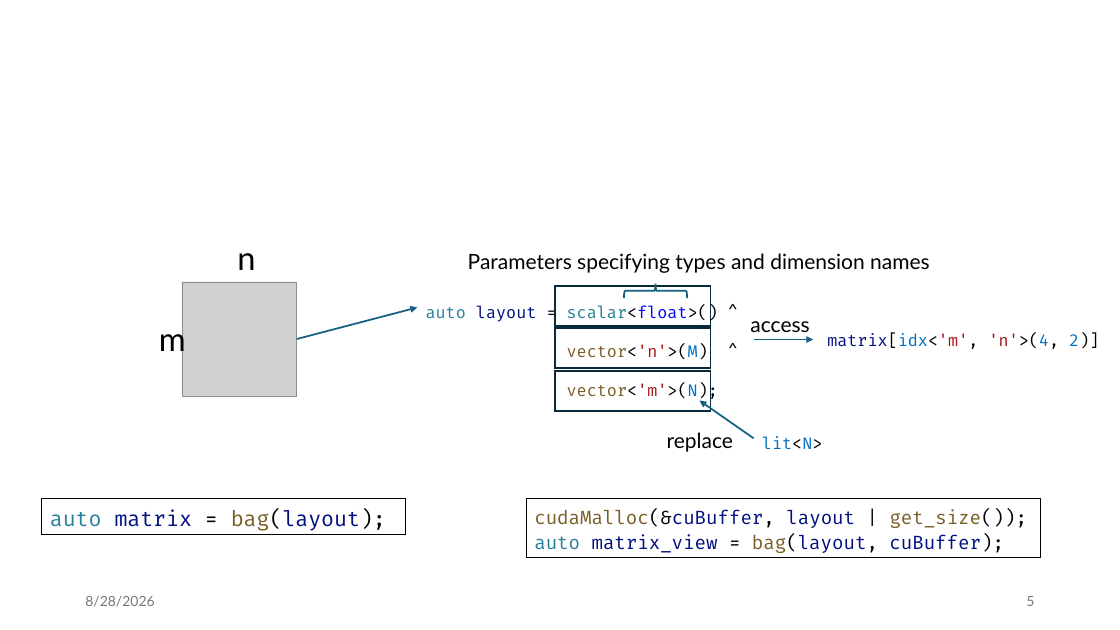
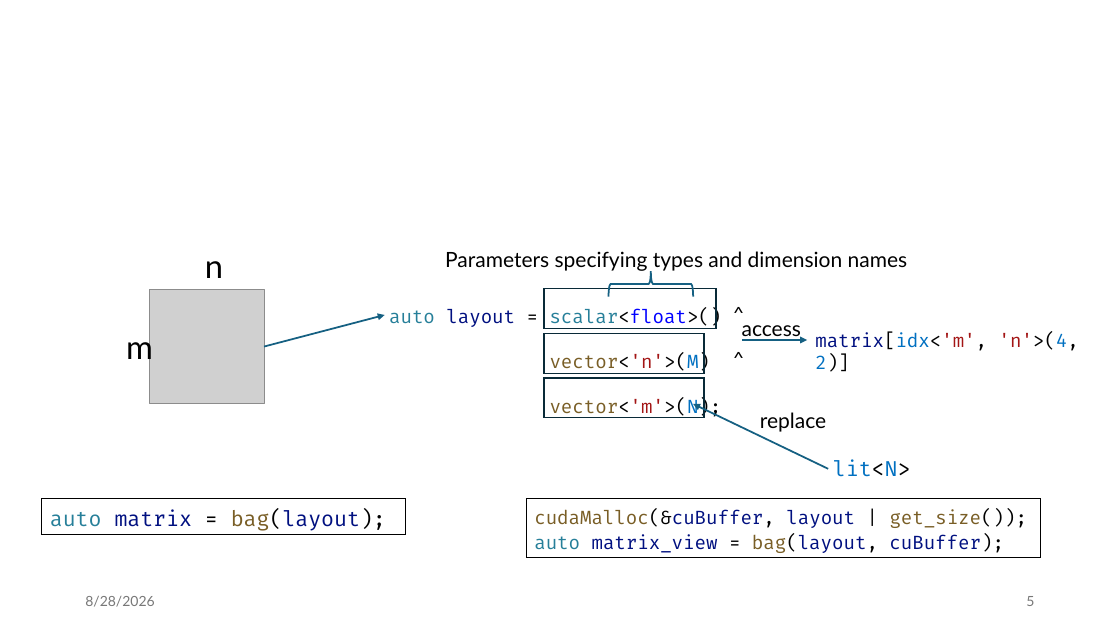
Before and after one commit to jiriklepl/phd-thesis, a slide deck: slide 5 of slides/Optimizing Memory Layouts and Traversal Orders in High-Performance Computing.pptx. Drawn at 1120x630 pixels with LibreOffice and Linux fonts; fonts in the diff are those of the drawing; grey boxes stand for pictures. Boxes give left, top, right and bottom in pixels: in the first picture for what was removed or moved away, otherwise in the second. Text is boxed around its words. In the diff, an @@ line names an element or a change of style, - is before the commit and + after.

```diff
--- a/slides/Optimizing Memory Layouts and Traversal Orders in High-Performance Computing.pptx
+++ b/slides/Optimizing Memory Layouts and Traversal Orders in High-Performance Computing.pptx
@@ text "n": place and size @@
-text "n" at <box>237,253,255,270</box>
+text "n" at <box>205,261,223,278</box>
@@ text "Parameters specifying types and dimension ...": place and size @@
-text "Parameters specifying types and dimension ..." at <box>468,253,930,273</box>
+text "Parameters specifying types and dimension ..." at <box>445,251,908,271</box>
@@ picture: place and size @@
-picture at <box>182,282,297,397</box>
+picture at <box>150,290,265,404</box>
@@ text "auto layout = scalar<float>() ^" at <box>389,308,722,419</box>: size 14 to 16 pt @@
@@ text "auto layout = scalar<float>() ^": place and size @@
-text "auto layout = scalar<float>() ^" at <box>426,305,718,402</box>
+text "auto layout = scalar<float>() ^" at <box>389,308,722,419</box>
@@ rectangle: place and size @@
-rectangle at <box>555,287,711,327</box>
+rectangle at <box>544,288,717,329</box>
@@ right brace: place and size @@
-right brace at <box>624,283,687,297</box>
+right brace at <box>609,272,694,297</box>
@@ text "m": place and size @@
-text "m" at <box>159,323,186,358</box>
+text "m" at <box>126,330,153,365</box>
@@ arrow moved from (297, 339) - (418, 308) to (264, 347) - (385, 315) @@
@@ text "access": place and size @@
-text "access" at <box>750,321,809,337</box>
+text "access" at <box>742,325,801,340</box>
@@ text "matrix[idx<'m', 'n'>(4, 2)]": place and size @@
-text "matrix[idx<'m', 'n'>(4, 2)]" at <box>827,333,1099,349</box>
+text "matrix[idx<'m', 'n'>(4, 2)]" at <box>815,332,1079,372</box>
@@ text "matrix[idx<'m', 'n'>(4, 2)]" at <box>815,332,1079,372</box>: size 14 to 16 pt @@
@@ rectangle: place and size @@
-rectangle at <box>555,329,711,369</box>
+rectangle at <box>544,334,704,374</box>
@@ arrow moved from (754, 339) - (813, 339) to (743, 340) - (807, 340) @@
@@ rectangle: place and size @@
-rectangle at <box>555,371,711,412</box>
+rectangle at <box>544,378,704,418</box>
@@ arrow moved from (754, 439) - (700, 401) to (828, 469) - (693, 404) @@
@@ text "replace": place and size @@
-text "replace" at <box>667,432,733,452</box>
+text "replace" at <box>760,412,826,432</box>
@@ text "lit<N>": place and size @@
-text "lit<N>" at <box>762,436,822,449</box>
+text "lit<N>" at <box>833,459,911,477</box>
@@ text "lit<N>" at <box>833,459,911,477</box>: size 14 to 18 pt @@
```
Also in this commit, not shown: 4 other slides changed.
